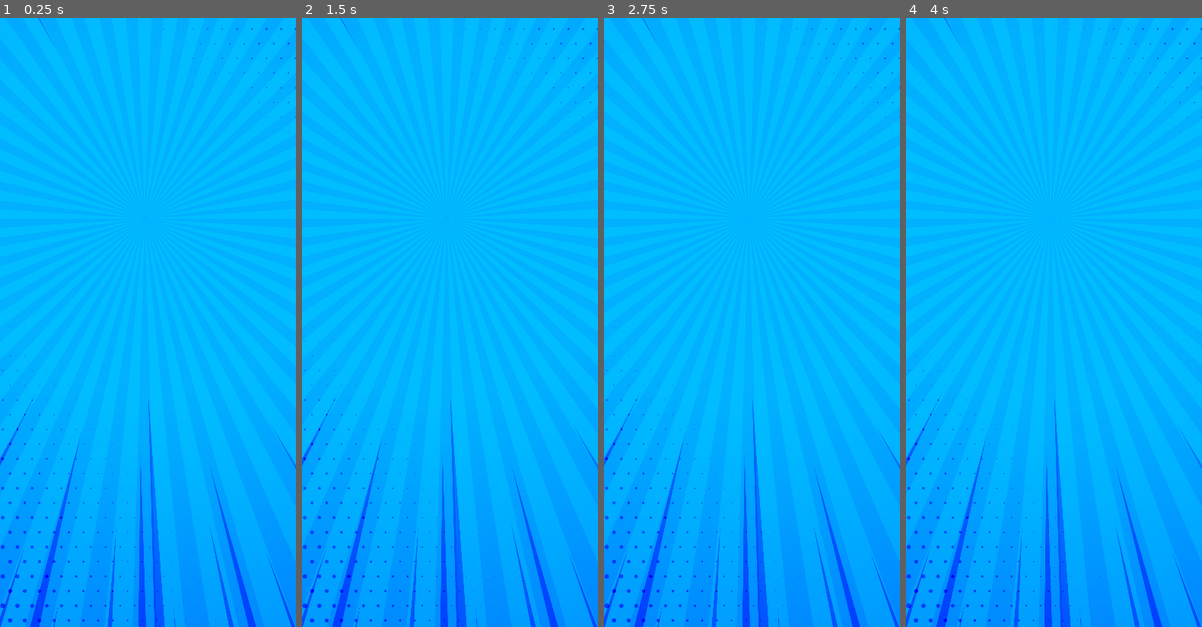
Above: before the commit, frames 1-4 (left to right).
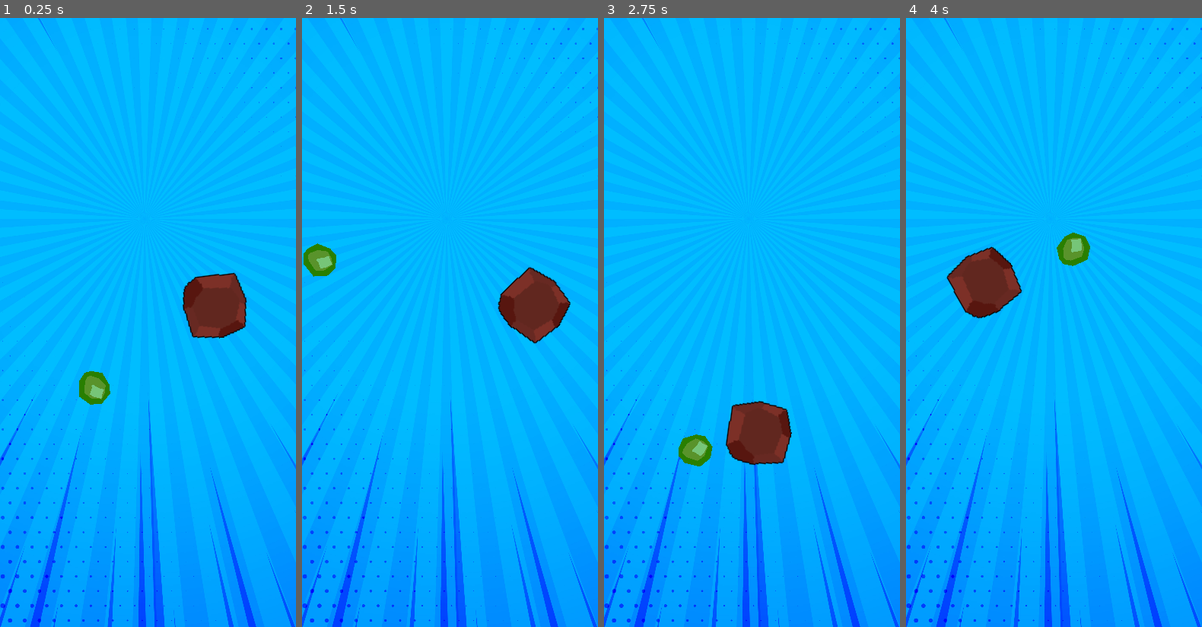
Above: after the commit, the same moments.

Repository: MrZak-dev/godot_3.1_jumping_balls
Game: Godot game, scene res://scenes/main_scene.tscn
Two runs of this game, one before a commit and one after it. Both use one fixed random seed, a clock stepped at 60 frames per second and the inputs below.
Inputs:
- Up to frame 1 (0.25 s): no input
- Up to frame 2 (1.5 s): no input
- Up to frame 3 (2.75 s): no input
- Up to frame 4 (4 s): no input

The runs differ from the first frame. In frame 1, 2.4% of the frame differs, in the area x 26-84%, y 41-64%; in frame 2, 2.4%; in frame 3, 2.4%; in frame 4, 2.4%.

Commit message:
pixel rock

Diff:
--- a/scenes/main_scene.tscn
+++ b/scenes/main_scene.tscn
@@ -1,7 +1,8 @@
-[gd_scene load_steps=6 format=2]
+[gd_scene load_steps=7 format=2]
 
 [ext_resource path="res://assets/images/bg.jpg" type="Texture" id=1]
 [ext_resource path="res://scenes/Rocks/rock_green.tscn" type="PackedScene" id=2]
+[ext_resource path="res://scenes/pixel_art_assets/pixel_rock/pixel_rock.tscn" type="PackedScene" id=3]
 
 [sub_resource type="RectangleShape2D" id=1]
 extents = Vector2( 720, 1 )
@@ -109,4 +110,7 @@
 [node name="Rocks" type="Node2D" parent="."]
 
 [node name="rock_green" parent="Rocks" instance=ExtResource( 2 )]
-position = Vector2( 1710.5, 1724.95 )
+position = Vector2( 528.596, 1518.25 )
+
+[node name="rock_green2" parent="Rocks" instance=ExtResource( 3 )]
+position = Vector2( 980.593, 1140.78 )
--- /dev/null
+++ b/scenes/pixel_art_assets/pixel_rock/pixel_rock.tscn
@@ -0,0 +1,23 @@
+[gd_scene load_steps=3 format=2]
+
+[ext_resource path="res://scripts/Ball.gd" type="Script" id=1]
+[ext_resource path="res://assets/images/pixel_rock.png" type="Texture" id=2]
+
+[node name="rock_green" type="KinematicBody2D"]
+collision_mask = 284
+script = ExtResource( 1 )
+
+[node name="Sprite" type="Sprite" parent="."]
+scale = Vector2( 5, 5 )
+texture = ExtResource( 2 )
+
+[node name="topRC" type="RayCast2D" parent="."]
+position = Vector2( -1.2605, -160.097 )
+rotation = 3.14159
+enabled = true
+exclude_parent = false
+cast_to = Vector2( 0, 250 )
+collision_mask = 256
+
+[node name="CollisionPolygon2D" type="CollisionPolygon2D" parent="."]
+polygon = PoolVector2Array( -76.0869, -158.839, 124.928, -152.205, 166.06, -4.92651, 142.177, 122.449, 75.1719, 152.966, 28.7328, 162.918, -79.4039, 153.63, -123.853, 143.679, -134.467, 135.054, -161.004, -1.60944, -150.389, -92.4974, -134.467, -117.707, -116.555, -138.273, -96.6528, -147.561 )
--- a/scripts/Ball.gd
+++ b/scripts/Ball.gd
@@ -27,7 +27,7 @@
 	texture_dimensions = (sprite.texture.get_width() * sprite.get_scale()) # real width
 
 func _physics_process(delta):
-	ball_position = self.get_position() #position of the ball
+	"""ball_position = self.get_position() #position of the ball
 	if (ball_position.x + texture_dimensions.x ) <  0 : #if outside from the left
 		ov_direction = 1
 		move_and_collide(ov_velocity * ov_direction * delta)
@@ -36,14 +36,14 @@
 		ov_direction = -1
 		move_and_collide(ov_velocity * ov_direction * delta)
 		print("right")
-	if ((ball_position.x > 0) and (ball_position.x   < game_width -50)) :
-		ov_velocity = Vector2(0,0)
-		print("im in")
-		var collision_info = move_and_collide(velocity * delta)
-		if collision_info:
-			velocity = velocity.bounce(collision_info.normal)
-		if raycast.is_colliding():
-			velocity.y = min(velocity.y + GRAVITY , 1100)
-		sprite.rotation_degrees += ROTATION * delta ##ball rotation
-	print(ball_position.x)
-	print(game_width)
+	if ((ball_position.x > 0) and (ball_position.x   < game_width)) :"""
+		#ov_velocity = Vector2(0,0)
+		#print("im in")
+	var collision_info = move_and_collide(velocity * delta)
+	if collision_info:
+		velocity = velocity.bounce(collision_info.normal)
+	if raycast.is_colliding():
+		velocity.y = min(velocity.y + GRAVITY , 1100)
+	sprite.rotation_degrees += ROTATION * delta ##ball rotation
+#print(ball_position.x)
+#print(game_width)
Binary file added: assets/images/pixel_rock.png
